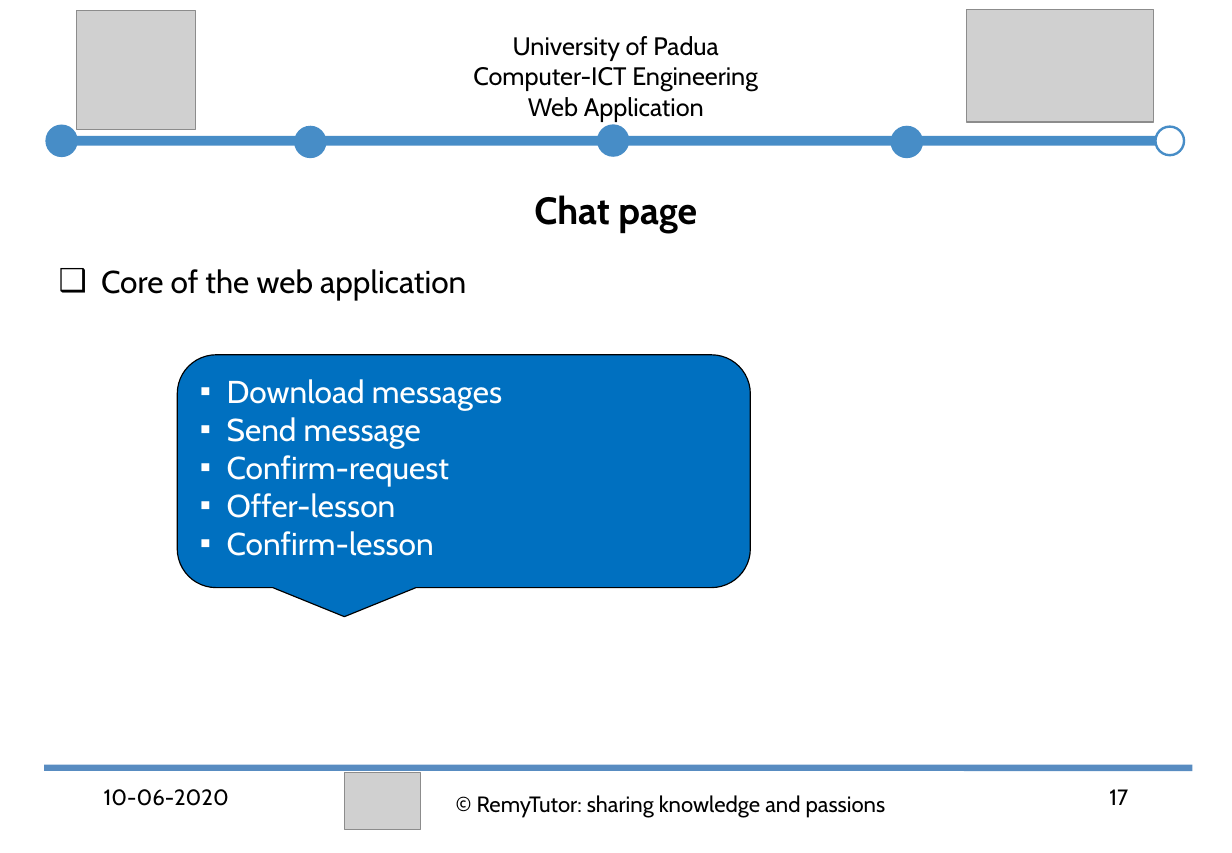
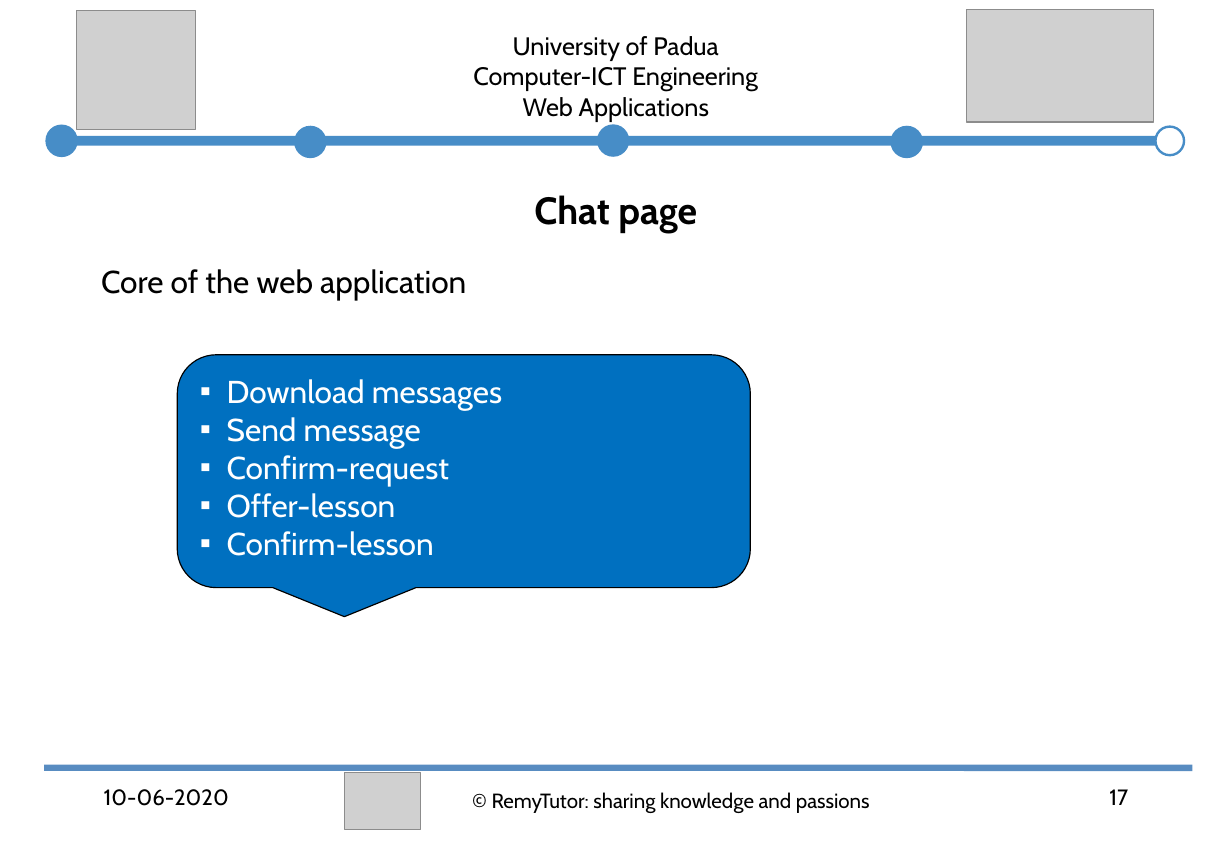
Before and after one commit to abahmadb/Web-Applications, a slide deck: slide 17 of HW2-RemyTutor-2019-2020.ppt. Drawn at 1232x853 pixels with LibreOffice and Linux fonts; fonts in the diff are those of the drawing; grey boxes stand for pictures. Boxes give left, top, right and bottom in pixels: in the first picture for what was removed or moved away, otherwise in the second. Text is boxed around its words. In the diff, an @@ line names an element or a change of style, - is before the commit and + after.

```diff
--- a/HW2-RemyTutor-2019-2020.ppt
+++ b/HW2-RemyTutor-2019-2020.ppt
@@ text at <box>523,97,709,122</box>: text changed @@
-Web Application
+Web Applications
@@ text "Core of the web application" at <box>101,269,466,300</box>: bullet colour #000000 to #FFFFFF @@
@@ text "© RemyTutor: sharing knowledge and ..." at <box>492,792,870,813</box>: size 14 to 12.9 pt; line spacing 1 to 0.9 @@
```
Also in this commit, not shown: 23 other slides changed.
